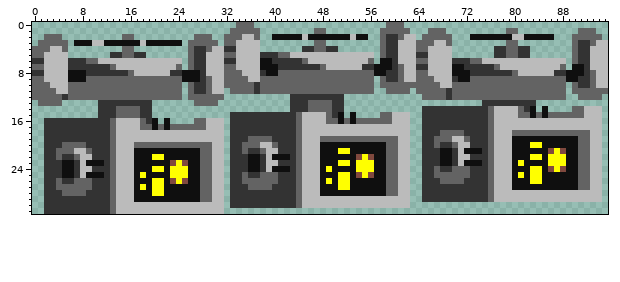
Edited in one commit: sprite sheet (assets/flybot.png). That is the earlier state.
The file is 96x32 pixels.
After:
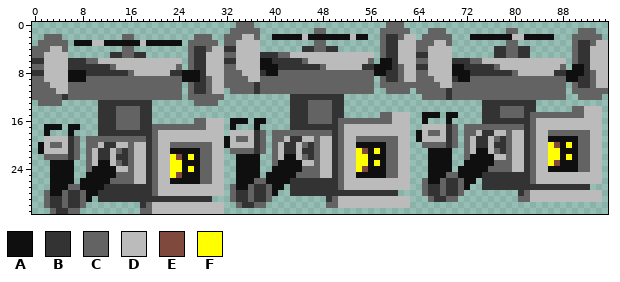
Palette (. is transparent): A #0f0f0f  B #333333  C #636363  D #bbbbbb  E #80493e  F #ffff00
Change:
Changed rows in their new state; - is an unchanged pixel.
first column x 1:
14 ----------------------------------------------------------------..........-BBCCC--B-.---------
15 --------------------------------..........-BBCCC--B-.-----------AAA.AA....-BBCCC-BC-C---------
16 -.........--BCCCCB-.-.----------AAA.AA....-BBCCC-BC-C-----------A...A.....-BBBBBBBC-----------
17 -AAA.AA...--BCCCCBBC-C----------A...A.....-BBBBBBBC-------------DDDD-C.CCCC-CCCCCBC-----------
18 -A...A....--BBBBBBBC------------DDDD-C.CCCC-CCCCCBC------------ADCCDB-.CCD-B--CDDB-DD---------
19 -DDDD-C.CCCC-CCCCCBC-----------ADCCDB-.CCD-B--CDDB-DD----------ADDDDBC.-D--DCBCDDBCDD---------
20 ADCCDB-.CCD-B--CDDB-DD---------ADDDDBC.-D--DCBCDDBCDD-----------CC-C--.CD--DBBCDDBCDDFE-F-----
21 ADDDDBC.-D--DCBCDDBCDD----------CC-C--.CD--DBBCDDBCDDFE-F-------.AA--..CD-ADCBCDDBCDDF-A------
22 -CC-C--.CD--DBBCDDBCDDFE-F------.AA--..CD-ADCBCDDBCDDF-A--------.AA--..CAAAA--CDDBCDD--AF-----
23 -.AA--..CD-ADCBCDDBCDDF-A-------.AA--..CAAAA--CDDBCDD--AF-------.AA--..---AACCCDDBCDD-EA------
24 -.AA--..CAAAA--CDDBCDD--AF------.AA--..---AACCCDDBCDD-EA--------.AAAA.AAAAA-CCCDDBCDDAAA------
25 -.AA--..---AACCCDDBCDD-EA-------.AAAA.AAAAA-CCCDDBCDDAAA--------.AAA--AAAA-BBBBBBBCDDDDDDDDD--
26 -.AAAA.AAAAA-CCCDDBCDDAAA-------.AAA--AAAA-BBBBBBBCDDDDDDDDD----CAA-BB-AA.-BBBBBBBCDDDDDDDDD--
27 -.AAA--AAAA-BBBBBBBCDDDDDDDDD---CAA-BB-AA.-BBBBBBBCDDDDDDDDD----C--C--CA..-BBBBBBBBBBBBBBBBB..
28 -CAA-BB-AA--BBBBBBBCDDDDDDDDD---C--C--CA..-BBBBBBBBBBBBBBBBB..--C--C--C.........BC------------
29 -C--C--CA.--BBBBBBBBBBBBBBBBB..-C--C--C.........BC--------------.C--CC..........CC------------
30 -C--C--C.........BC-------------.C--CC..........CC--------------------------------------------
31 -.C--CC..........CC---------------------------------------------------------------------------
Pixel boxes of the changes (left, top, right, bottom) in both pictures:
changed: (38, 106, 602, 214)
